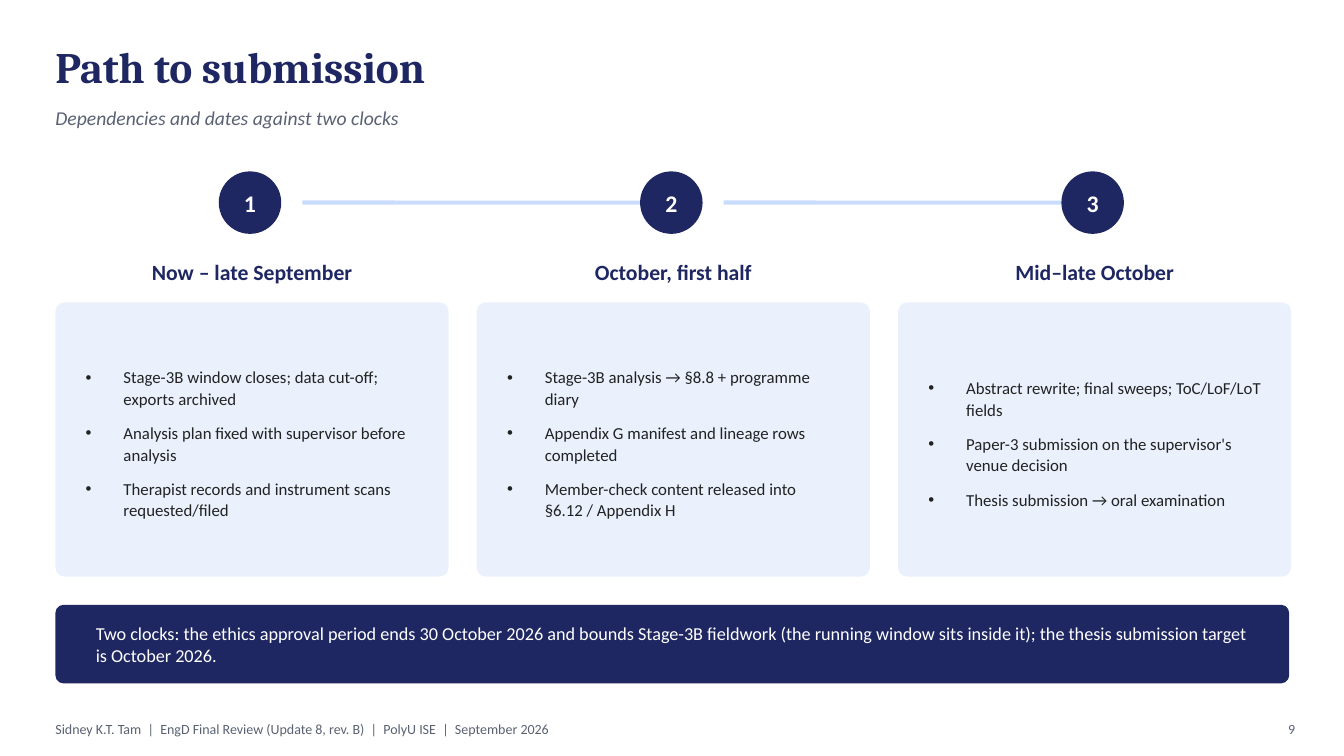
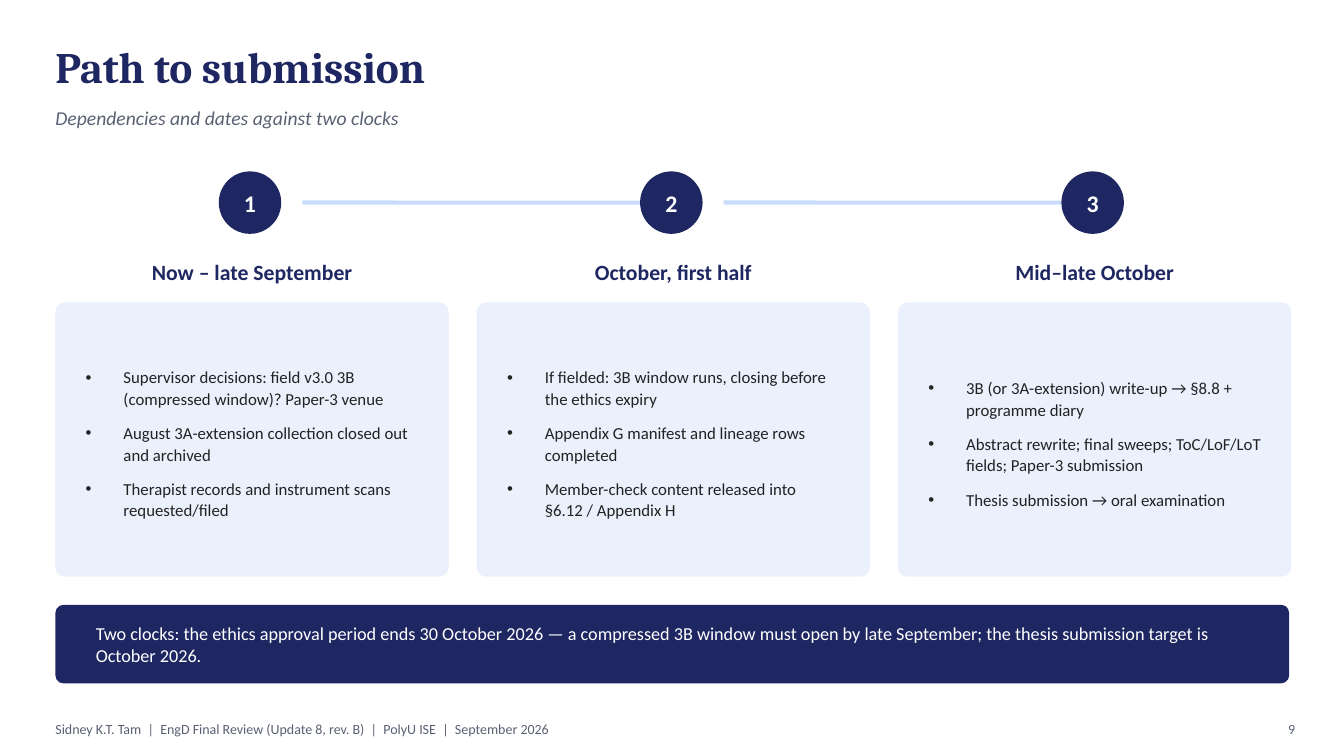
Before and after one commit to leicatam/gamification, a slide deck: slide 9 of docs/presentations/EngD_Update_8_Final_Review_September2026_revB.pptx. Drawn at 1344x756 pixels with LibreOffice and Linux fonts; fonts in the diff are those of the drawing. Boxes give left, top, right and bottom in pixels: in the first picture for what was removed or moved away, otherwise in the second. Text is boxed around its words. In the diff, an @@ line names an element or a change of style, - is before the commit and + after.

```diff
--- a/docs/presentations/EngD_Update_8_Final_Review_September2026_revB.pptx
+++ b/docs/presentations/EngD_Update_8_Final_Review_September2026_revB.pptx
@@ text at [123,371,408,461]: text changed @@
-• Stage-3B window closes; data cut-off; exports archived
-• Analysis plan fixed with supervisor before analysis
+• Supervisor decisions: field v3.0 3B (compressed window)? Paper-3 venue
+• August 3A-extension collection closed out and archived
@@ text at [545,371,826,408]: text changed @@
-• Stage-3B analysis → §8.8 + programme diary
+• If fielded: 3B window runs, closing before the ethics expiry
@@ text at [966,382,1261,474]: text changed @@
-• Abstract rewrite; final sweeps; ToC/LoF/LoT fields
-• Paper-3 submission on the supervisor's venue decision
+• 3B (or 3A-extension) write-up → §8.8 + programme diary
+• Abstract rewrite; final sweeps; ToC/LoF/LoT fields; Paper-3 submission
@@ text at [96,627,1208,662]: text changed @@
-Two clocks: the ethics approval period ends 30 October 2026 and bounds Stage-3B fieldwork (the running window sits inside it); the thesis submission target is October 2026.
+Two clocks: the ethics approval period ends 30 October 2026 — a compressed 3B window must open by late September; the thesis submission target is October 2026.
```
Also in this commit, not shown: 3 other slides changed, 1 other file.
